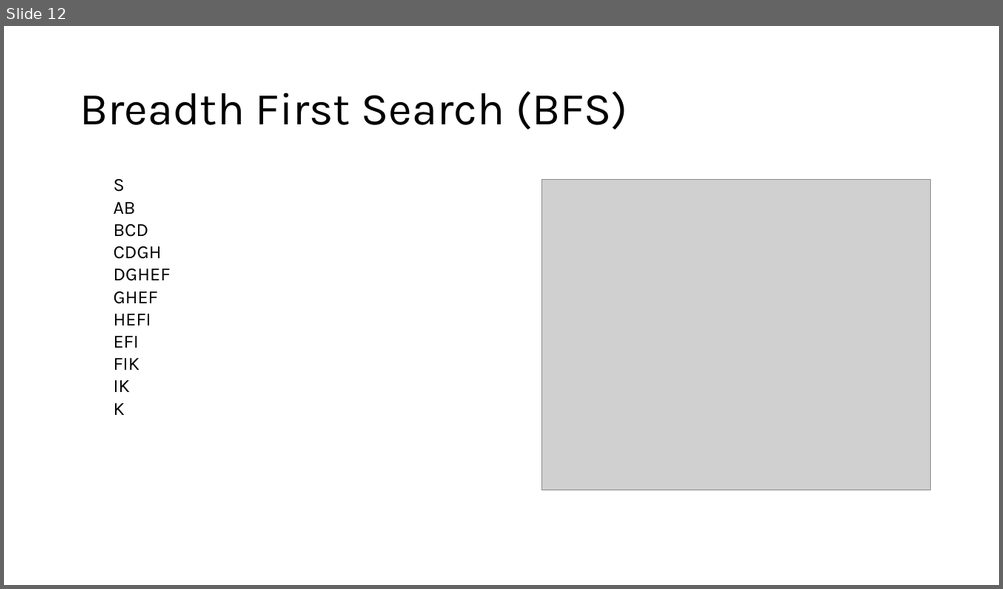
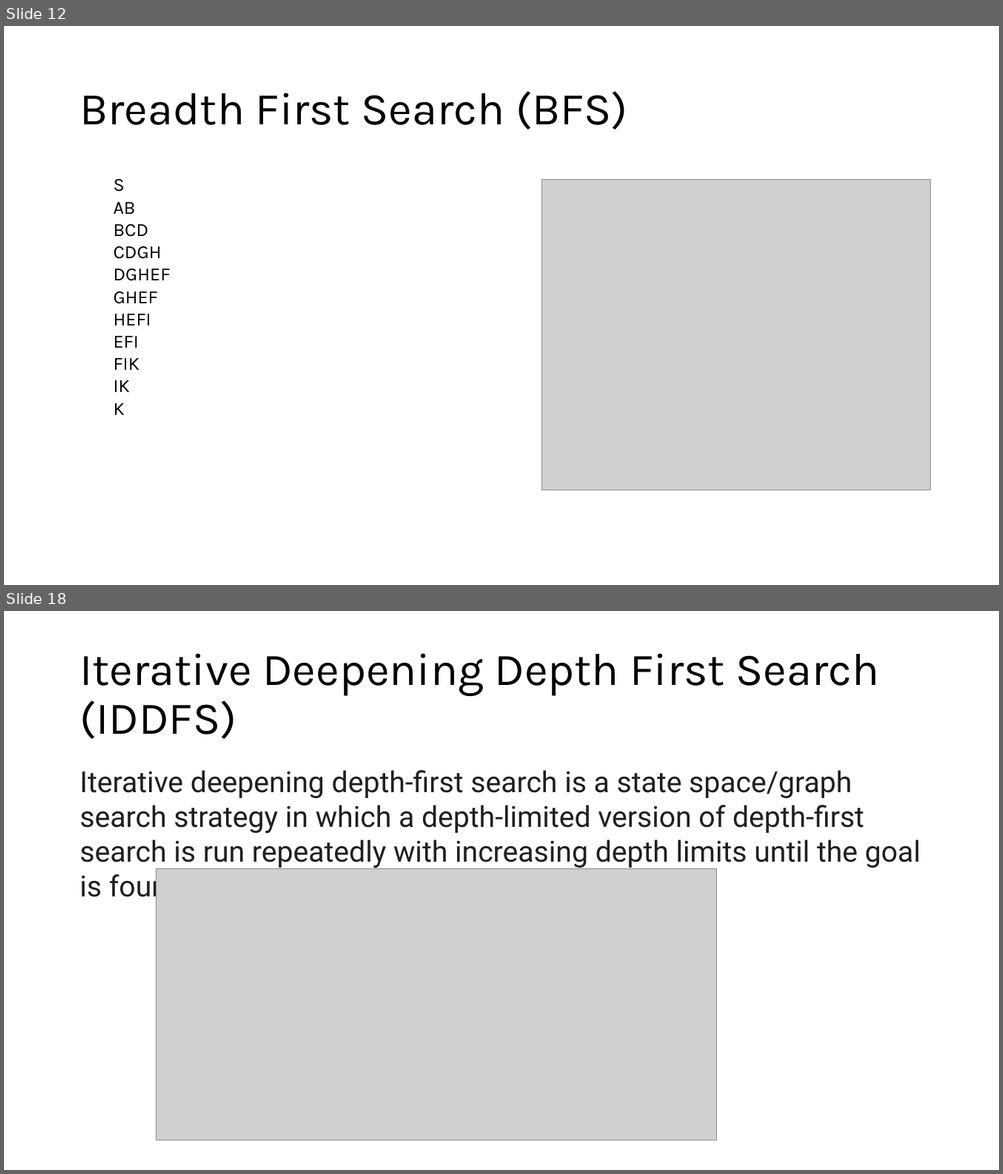
Before and after one commit to sdryasir/AI-Books, a slide deck: #1 Introduction to Artificial Intelligence (AI).pptx. Shown one above the other, each under a label of ours: slide 12 before the commit, slides 12 and 18 after it; the slides between them are not shown. The pictures are 1003x589 and 1003x1174 pixels, drawn with LibreOffice and Linux fonts; fonts in the diff are those of the drawing; grey boxes stand for pictures. Boxes give left, top, right and bottom in pixels: in the first picture for what was removed or moved away, otherwise in the second. Text is boxed around its words. In the diff, an @@ line names an element or a change of style, - is before the commit and + after.

```diff
--- a/#1 Introduction to Artificial Intelligence (AI).pptx
+++ b/#1 Introduction to Artificial Intelligence (AI).pptx
@@ slide 18 added at box(4, 611, 999, 1170), background #FFFFFF @@
@@ title added at box(79, 653, 879, 739), 44 pt, text #000000 @@
+Iterative Deepening Depth First Search (IDDFS)
@@ text added at box(79, 770, 920, 905), 28 pt, text #1F1F1F @@
+Iterative deepening depth-first search is a state space/graph search strategy in which a depth-limited version of depth-first search is run repeatedly with increasing depth limits until the goal is found.
@@ picture added at box(156, 869, 717, 1141) @@
```
Also in this commit, not shown: 12 other slides added, 1 slide removed, 1 other file.
